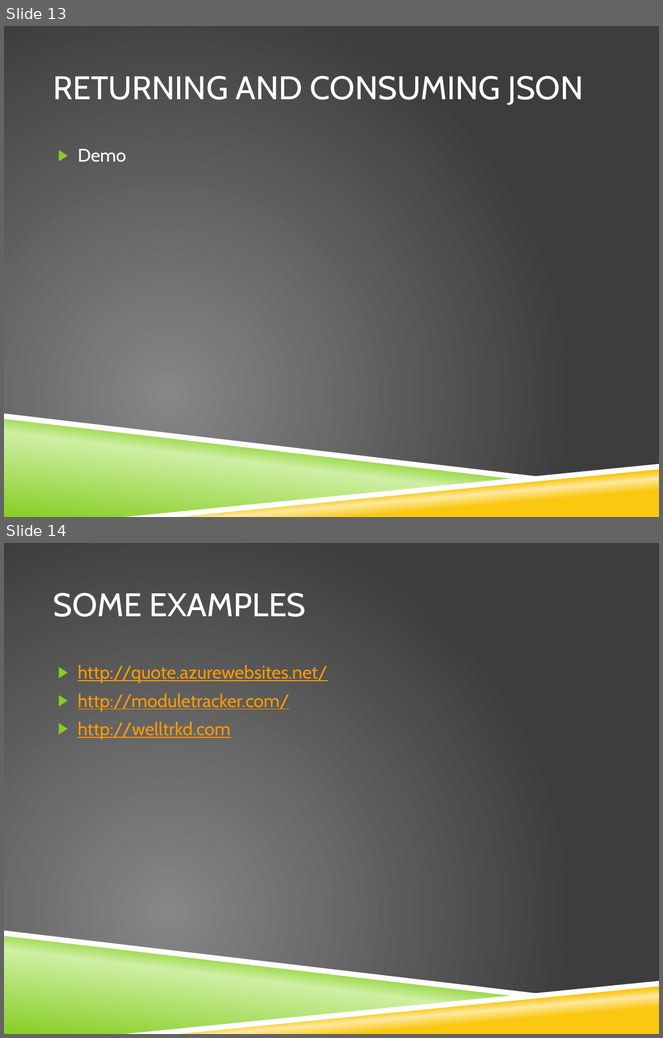
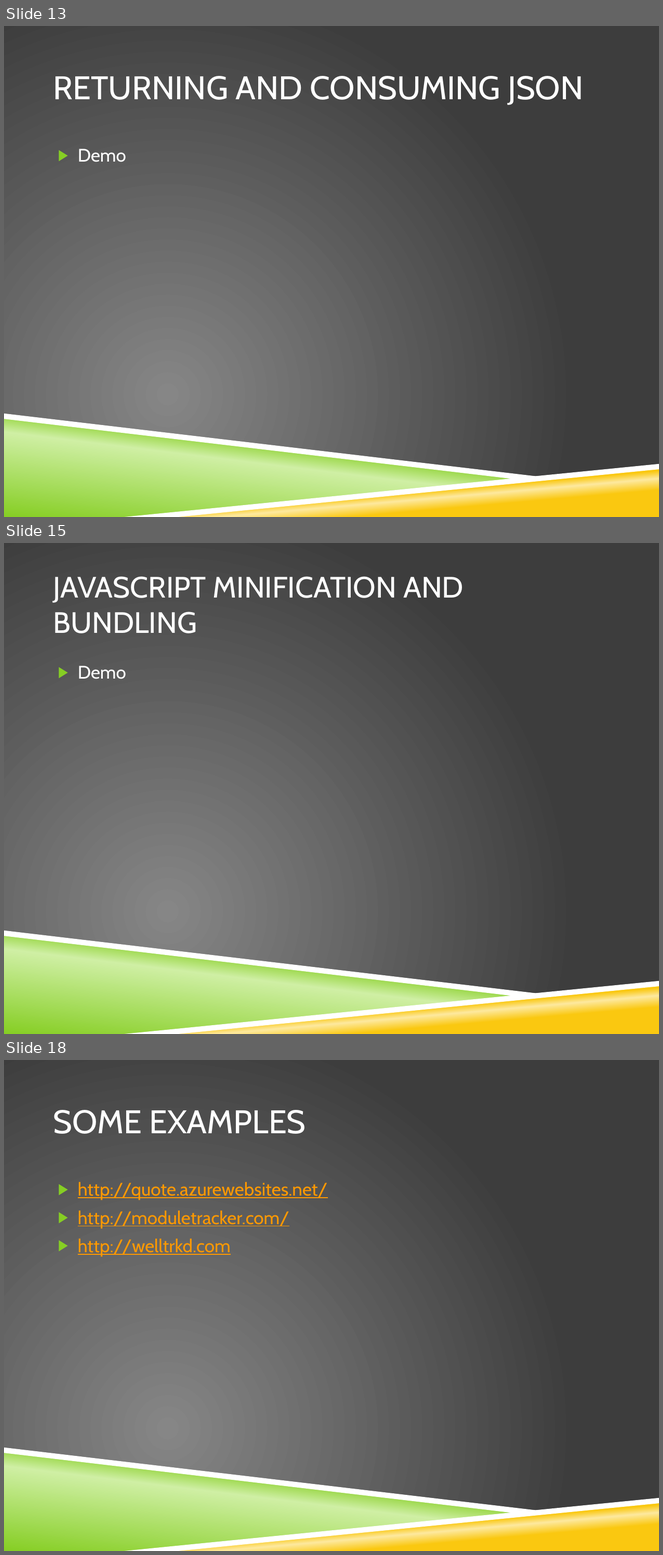
Before and after one commit to stimms/SinglePageApplications, a slide deck: Building Single page applications.pptx. Shown one above the other, each under a label of ours: slides 13 and 14 before the commit, slides 13, 15 and 18 after it; the slides between them are not shown. The pictures are 663x1038 and 663x1555 pixels, drawn with LibreOffice and Linux fonts; fonts in the diff are those of the drawing; background and template pictures are left out. Boxes give left, top, right and bottom in pixels: in the first picture for what was removed or moved away, otherwise in the second. Text is boxed around its words. In the diff, an @@ line names an element or a change of style, - is before the commit and + after.

Commit message:
Adding some fleshing out to the knockout demo

```diff
--- a/Building Single page applications.pptx
+++ b/Building Single page applications.pptx
@@ slide 15 added at (x1=4, y1=543, x2=659, y2=1034), background picture (left out); not listed: 4 template elements that a slide beside it also shows @@
@@ title added at (x1=53, y1=576, x2=464, y2=633), 32.4 pt, text #FFFFFF @@
+JAVASCRIPT MINIFICATION AND BUNDLING
@@ text added at (x1=78, y1=666, x2=126, y2=679), 20 pt, text #FFFFFF @@
+▶ Demo
@@ what was slide 14 is now slide 18 @@
```
Also in this commit, not shown: 1 slide changed, 4 other slides added, 11 other files.
